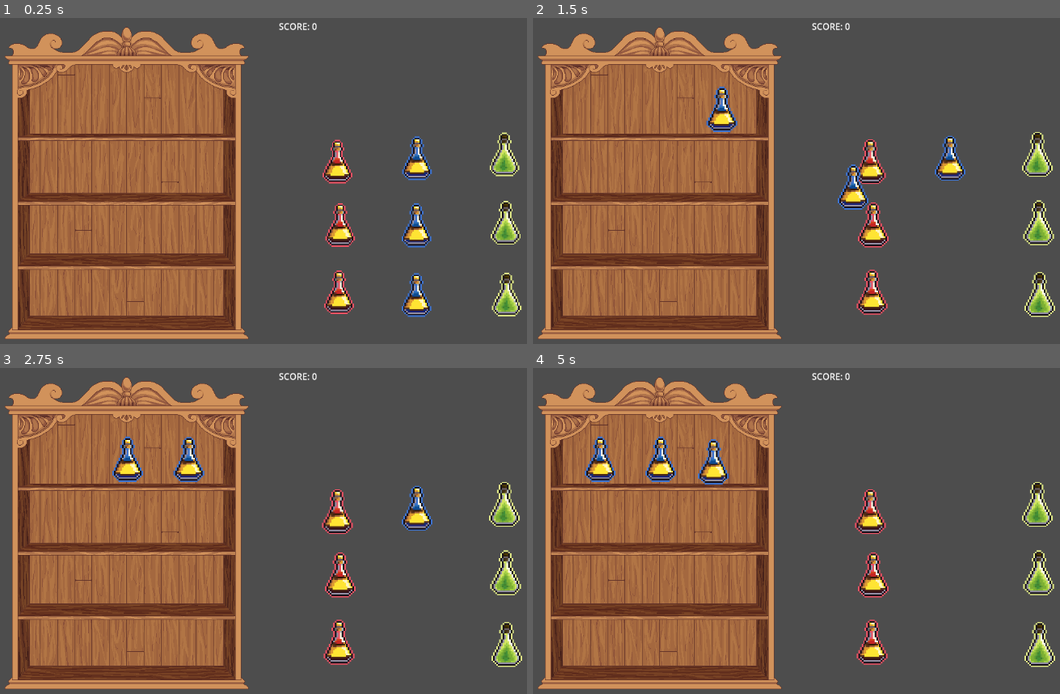
Above: before the commit, frames 1-4 (two rows, left to right).
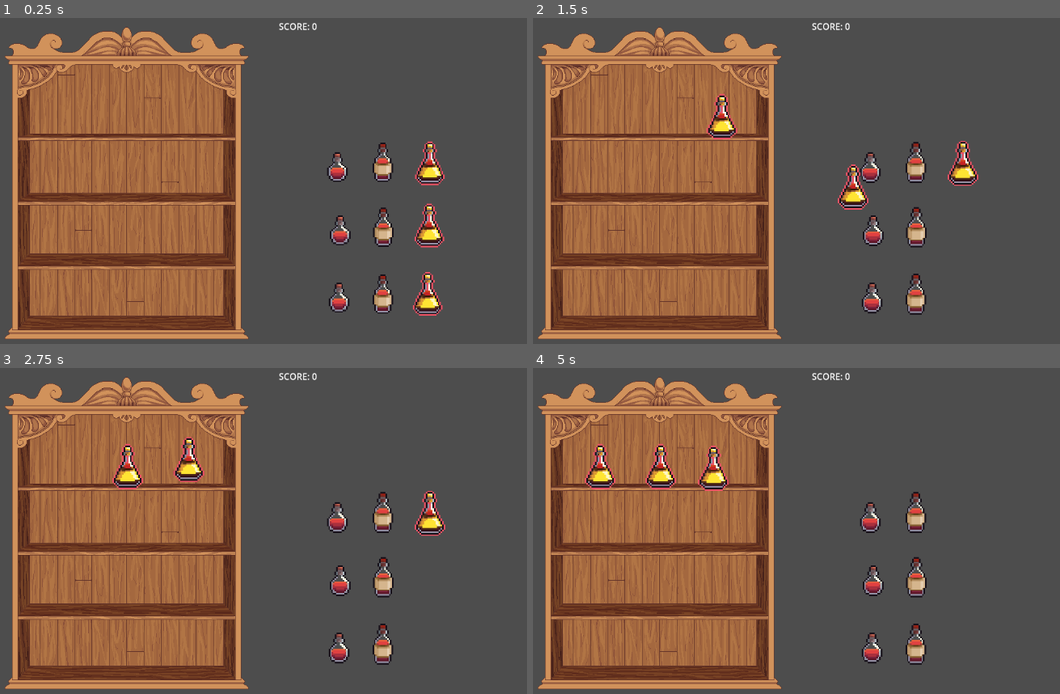
Above: after the commit, the same moments.

Repository: TAVI0/alignipottins
Game: Godot game, scene res://main.tscn
The game is run twice, just before and just after one commit, with the same random seed, the same clock (stepped at 60 frames per second) and the same inputs.
Inputs (mouse positions are in pixels of both pictures, inside the frame that each line leads up to):
- Up to frame 1 (0.25 s): no input
- Up to frame 2 (1.5 s): drag from (949, 295) to (659, 109) at 0.52 s; drag from (949, 226) to (659, 109) at 1.27 s
- Up to frame 3 (2.75 s): move the mouse to (189, 459) at 2.02 s; press the mouse at (189, 459) at 2.03 s
- Up to frame 4 (5 s): release the mouse at (722, 459) at 2.75 s; tap Enter at 2.75 s; drag from (659, 459) to (1038, 573) at 2.77 s; drag from (601, 459) to (1038, 573) at 3.52 s; drag from (949, 508) to (664, 475) at 4.27 s

The runs differ from the first frame. In frame 1, 5.9% of the frame differs, in the area x 61-100%, y 34-92%; in frame 2, 5.4%; in frame 3, 5.5%; in frame 4, 5.7%.

Commit message:
cambios menores

Diff:
--- a/draggable.tscn
+++ b/draggable.tscn
@@ -1,24 +1,52 @@
-[gd_scene load_steps=9 format=3 uid="uid://bs5dswkn0sv0m"]
+[gd_scene load_steps=16 format=3 uid="uid://bs5dswkn0sv0m"]
 
 [ext_resource type="Script" path="res://scripts/draggable.gd" id="1_fe0qn"]
 [ext_resource type="Texture2D" uid="uid://dn3swjprawb84" path="res://sprites/ItemsPotionA.png" id="2_jehav"]
 
 [sub_resource type="RectangleShape2D" id="RectangleShape2D_frk8c"]
-size = Vector2(124, 126)
+size = Vector2(68, 102)
 
-[sub_resource type="AtlasTexture" id="AtlasTexture_ujlis"]
+[sub_resource type="AtlasTexture" id="AtlasTexture_bd0qp"]
+atlas = ExtResource("2_jehav")
+region = Rect2(96, 0, 32, 32)
+
+[sub_resource type="AtlasTexture" id="AtlasTexture_ssy30"]
+atlas = ExtResource("2_jehav")
+region = Rect2(128, 0, 32, 32)
+
+[sub_resource type="AtlasTexture" id="AtlasTexture_5tpyq"]
 atlas = ExtResource("2_jehav")
 region = Rect2(160, 0, 32, 32)
 
-[sub_resource type="AtlasTexture" id="AtlasTexture_xdelw"]
+[sub_resource type="AtlasTexture" id="AtlasTexture_c81ku"]
+atlas = ExtResource("2_jehav")
+region = Rect2(288, 0, 32, 32)
+
+[sub_resource type="AtlasTexture" id="AtlasTexture_dnbbd"]
+atlas = ExtResource("2_jehav")
+region = Rect2(320, 0, 32, 32)
+
+[sub_resource type="AtlasTexture" id="AtlasTexture_a2ucf"]
 atlas = ExtResource("2_jehav")
 region = Rect2(352, 0, 32, 32)
 
-[sub_resource type="AtlasTexture" id="AtlasTexture_xi7qx"]
+[sub_resource type="AtlasTexture" id="AtlasTexture_qlrm3"]
+atlas = ExtResource("2_jehav")
+region = Rect2(0, 32, 32, 32)
+
+[sub_resource type="AtlasTexture" id="AtlasTexture_bk43g"]
+atlas = ExtResource("2_jehav")
+region = Rect2(32, 32, 32, 32)
+
+[sub_resource type="AtlasTexture" id="AtlasTexture_fq0w7"]
+atlas = ExtResource("2_jehav")
+region = Rect2(64, 32, 32, 32)
+
+[sub_resource type="AtlasTexture" id="AtlasTexture_1yie2"]
 atlas = ExtResource("2_jehav")
 region = Rect2(96, 32, 32, 32)
 
-[sub_resource type="AtlasTexture" id="AtlasTexture_xs8me"]
+[sub_resource type="AtlasTexture" id="AtlasTexture_p0eg2"]
 atlas = ExtResource("2_jehav")
 region = Rect2(128, 32, 32, 32)
 
@@ -26,20 +54,41 @@
 animations = [{
 "frames": [{
 "duration": 1.0,
-"texture": SubResource("AtlasTexture_ujlis")
+"texture": SubResource("AtlasTexture_bd0qp")
 }, {
 "duration": 1.0,
-"texture": SubResource("AtlasTexture_xdelw")
+"texture": SubResource("AtlasTexture_ssy30")
 }, {
 "duration": 1.0,
-"texture": SubResource("AtlasTexture_xi7qx")
+"texture": SubResource("AtlasTexture_5tpyq")
 }, {
 "duration": 1.0,
-"texture": SubResource("AtlasTexture_xs8me")
+"texture": SubResource("AtlasTexture_c81ku")
+}, {
+"duration": 1.0,
+"texture": SubResource("AtlasTexture_dnbbd")
+}, {
+"duration": 1.0,
+"texture": SubResource("AtlasTexture_a2ucf")
+}, {
+"duration": 1.0,
+"texture": SubResource("AtlasTexture_qlrm3")
+}, {
+"duration": 1.0,
+"texture": SubResource("AtlasTexture_bk43g")
+}, {
+"duration": 1.0,
+"texture": SubResource("AtlasTexture_fq0w7")
+}, {
+"duration": 1.0,
+"texture": SubResource("AtlasTexture_1yie2")
+}, {
+"duration": 1.0,
+"texture": SubResource("AtlasTexture_p0eg2")
 }],
 "loop": true,
 "name": &"default",
-"speed": 0.0
+"speed": 1.0
 }]
 
 [node name="Draggable" type="Area2D"]
@@ -48,6 +97,7 @@
 script = ExtResource("1_fe0qn")
 
 [node name="CollisionShape2D" type="CollisionShape2D" parent="."]
+position = Vector2(2, -1)
 shape = SubResource("RectangleShape2D_frk8c")
 
 [node name="Label" type="Label" parent="."]
@@ -61,6 +111,7 @@
 [node name="AnimatedSprite2D" type="AnimatedSprite2D" parent="."]
 scale = Vector2(3.875, 3.875)
 sprite_frames = SubResource("SpriteFrames_syd2q")
-frame_progress = 0.0894614
+frame = 3
+frame_progress = 0.282759
 
 [connection signal="input_event" from="." to="." method="_on_input_event"]
--- a/main.tscn
+++ b/main.tscn
@@ -6,7 +6,7 @@
 [ext_resource type="Script" path="res://scripts/shelves.gd" id="2_qku1a"]
 
 [sub_resource type="RectangleShape2D" id="RectangleShape2D_ve4tk"]
-size = Vector2(153.147, 40.8125)
+size = Vector2(153.147, 36.5337)
 
 [node name="Main" type="Node2D"]
 position = Vector2(-45, 67)
@@ -29,11 +29,11 @@
 script = ExtResource("2_qku1a")
 
 [node name="CollisionShape2D" type="CollisionShape2D" parent="shelf/Shelves"]
-position = Vector2(-6.67572e-06, -4.76837e-06)
+position = Vector2(-7.62939e-06, 2.13942)
 shape = SubResource("RectangleShape2D_ve4tk")
 
 [node name="Markers" type="Node2D" parent="shelf/Shelves"]
-position = Vector2(4.76837e-07, 8.04663e-06)
+position = Vector2(4.76837e-07, 6.16639)
 
 [node name="Marker2D" type="Marker2D" parent="shelf/Shelves/Markers"]
 position = Vector2(49.1537, -0.0792703)
@@ -63,18 +63,18 @@
 position = Vector2(-49.249, 2.98023e-07)
 
 [node name="Shelves2" type="Area2D" parent="shelf"]
-position = Vector2(0.821153, 109.835)
+position = Vector2(0.821153, 60.662)
 scale = Vector2(0.910721, 0.968849)
 collision_layer = 4
 collision_mask = 2
 script = ExtResource("2_qku1a")
 
 [node name="CollisionShape2D" type="CollisionShape2D" parent="shelf/Shelves2"]
-position = Vector2(-6.67572e-06, -4.76837e-06)
+position = Vector2(1.3008e-05, 52.1771)
 shape = SubResource("RectangleShape2D_ve4tk")
 
 [node name="Markers" type="Node2D" parent="shelf/Shelves2"]
-position = Vector2(4.76837e-07, 8.04663e-06)
+position = Vector2(4.76837e-07, 6.16639)
 
 [node name="Marker2D" type="Marker2D" parent="shelf/Shelves2/Markers"]
 position = Vector2(49.1537, -0.0792703)
@@ -82,44 +82,135 @@
 [node name="ContentMarker" type="Node2D" parent="shelf/Shelves2/Markers/Marker2D"]
 position = Vector2(-49.249, 2.98023e-07)
 
+[node name="BackContent" type="Node2D" parent="shelf/Shelves2/Markers/Marker2D"]
+position = Vector2(-49.249, 2.98023e-07)
+
 [node name="Marker2D2" type="Marker2D" parent="shelf/Shelves2/Markers"]
 position = Vector2(-0.0952981, -0.0792691)
 
 [node name="ContentMarker" type="Node2D" parent="shelf/Shelves2/Markers/Marker2D2"]
 position = Vector2(-2.14577e-06, 3.15905e-06)
 
+[node name="BackContent" type="Node2D" parent="shelf/Shelves2/Markers/Marker2D2"]
+position = Vector2(-49.249, 2.98023e-07)
+
 [node name="Marker2D3" type="Marker2D" parent="shelf/Shelves2/Markers"]
 position = Vector2(-48.5563, -0.079271)
 
 [node name="ContentMarker" type="Node2D" parent="shelf/Shelves2/Markers/Marker2D3"]
 position = Vector2(48.461, 2.93217e-06)
+
+[node name="BackContent" type="Node2D" parent="shelf/Shelves2/Markers/Marker2D3"]
+position = Vector2(-49.249, 2.98023e-07)
+
+[node name="Shelves3" type="Area2D" parent="shelf"]
+position = Vector2(0.821153, 159.008)
+scale = Vector2(0.910721, 0.968849)
+collision_layer = 4
+collision_mask = 2
+script = ExtResource("2_qku1a")
+
+[node name="CollisionShape2D" type="CollisionShape2D" parent="shelf/Shelves3"]
+position = Vector2(-7.62939e-06, 2.13942)
+shape = SubResource("RectangleShape2D_ve4tk")
+
+[node name="Markers" type="Node2D" parent="shelf/Shelves3"]
+position = Vector2(4.76837e-07, 6.16639)
+
+[node name="Marker2D" type="Marker2D" parent="shelf/Shelves3/Markers"]
+position = Vector2(49.1537, -0.0792703)
+
+[node name="ContentMarker" type="Node2D" parent="shelf/Shelves3/Markers/Marker2D"]
+position = Vector2(-49.249, 2.98023e-07)
+
+[node name="BackContent" type="Node2D" parent="shelf/Shelves3/Markers/Marker2D"]
+position = Vector2(-49.249, 2.98023e-07)
+
+[node name="Marker2D2" type="Marker2D" parent="shelf/Shelves3/Markers"]
+position = Vector2(-0.0952981, -0.0792691)
+
+[node name="ContentMarker" type="Node2D" parent="shelf/Shelves3/Markers/Marker2D2"]
+position = Vector2(-2.14577e-06, 3.15905e-06)
+
+[node name="BackContent" type="Node2D" parent="shelf/Shelves3/Markers/Marker2D2"]
+position = Vector2(-49.249, 2.98023e-07)
+
+[node name="Marker2D3" type="Marker2D" parent="shelf/Shelves3/Markers"]
+position = Vector2(-48.5563, -0.079271)
+
+[node name="ContentMarker" type="Node2D" parent="shelf/Shelves3/Markers/Marker2D3"]
+position = Vector2(48.461, 2.93217e-06)
+
+[node name="BackContent" type="Node2D" parent="shelf/Shelves3/Markers/Marker2D3"]
+position = Vector2(-49.249, 2.98023e-07)
+
+[node name="Shelves4" type="Area2D" parent="shelf"]
+position = Vector2(0.821153, 159.008)
+scale = Vector2(0.910721, 0.968849)
+collision_layer = 4
+collision_mask = 2
+script = ExtResource("2_qku1a")
+
+[node name="CollisionShape2D" type="CollisionShape2D" parent="shelf/Shelves4"]
+position = Vector2(-7.62939e-06, 54.3165)
+shape = SubResource("RectangleShape2D_ve4tk")
+
+[node name="Markers" type="Node2D" parent="shelf/Shelves4"]
+position = Vector2(4.76837e-07, 6.16639)
+
+[node name="Marker2D" type="Marker2D" parent="shelf/Shelves4/Markers"]
+position = Vector2(49.1537, -0.0792703)
+
+[node name="ContentMarker" type="Node2D" parent="shelf/Shelves4/Markers/Marker2D"]
+position = Vector2(-49.249, 2.98023e-07)
+
+[node name="BackContent" type="Node2D" parent="shelf/Shelves4/Markers/Marker2D"]
+position = Vector2(-49.249, 2.98023e-07)
+
+[node name="Marker2D2" type="Marker2D" parent="shelf/Shelves4/Markers"]
+position = Vector2(-0.0952981, -0.0792691)
+
+[node name="ContentMarker" type="Node2D" parent="shelf/Shelves4/Markers/Marker2D2"]
+position = Vector2(-2.14577e-06, 3.15905e-06)
+
+[node name="BackContent" type="Node2D" parent="shelf/Shelves4/Markers/Marker2D2"]
+position = Vector2(-49.249, 2.98023e-07)
+
+[node name="Marker2D3" type="Marker2D" parent="shelf/Shelves4/Markers"]
+position = Vector2(-48.5563, -0.079271)
+
+[node name="ContentMarker" type="Node2D" parent="shelf/Shelves4/Markers/Marker2D3"]
+position = Vector2(48.461, 2.93217e-06)
+
+[node name="BackContent" type="Node2D" parent="shelf/Shelves4/Markers/Marker2D3"]
+position = Vector2(-49.249, 2.98023e-07)
 
 [node name="Potion" type="Node2D" parent="."]
 position = Vector2(578, 254)
 scale = Vector2(0.745008, 0.745008)
 
 [node name="Draggable" parent="Potion" instance=ExtResource("1_g2yej")]
-position = Vector2(308.722, 257.715)
+position = Vector2(228.185, 253.689)
 group = 1
 
 [node name="Draggable2" parent="Potion" instance=ExtResource("1_g2yej")]
-position = Vector2(308.722, 90.6248)
+position = Vector2(229.528, 93.3093)
 group = 1
 
 [node name="Draggable3" parent="Potion" instance=ExtResource("1_g2yej")]
-position = Vector2(310.064, -69.7979)
+position = Vector2(228.185, -61.7443)
 group = 1
 
 [node name="Draggable4" parent="Potion" instance=ExtResource("1_g2yej")]
-position = Vector2(522.721, 84.6248)
+position = Vector2(339.594, 91.2742)
 group = 2
 
 [node name="Draggable5" parent="Potion" instance=ExtResource("1_g2yej")]
-position = Vector2(519.458, -79.1938)
+position = Vector2(340.936, -57.7175)
 group = 2
 
 [node name="Draggable6" parent="Potion" instance=ExtResource("1_g2yej")]
-position = Vector2(524.827, 256.373)
+position = Vector2(335.567, 255.031)
 group = 2
 
 [node name="Draggable7" parent="Potion" instance=ExtResource("1_g2yej")]
--- a/scripts/draggable.gd
+++ b/scripts/draggable.gd
@@ -6,7 +6,6 @@
 var initial_position := Vector2.ZERO
 var initial_scale := Vector2.ZERO
 var is_dragging = false
-var texture: Texture
 
 signal dropped(draggable: Draggable, area: Area2D)
 
@@ -19,9 +18,6 @@
 
 func _ready() -> void:
 	$AnimatedSprite2D.set_frame_and_progress(group,0)
-	if texture:
-		sprite.texture = texture
-	#initial_position = position
 	initial_scale = scale
 	self.connect("dropped", _on_successfully_dropped)
 	$Label.set_text("group: "+ str(group))
